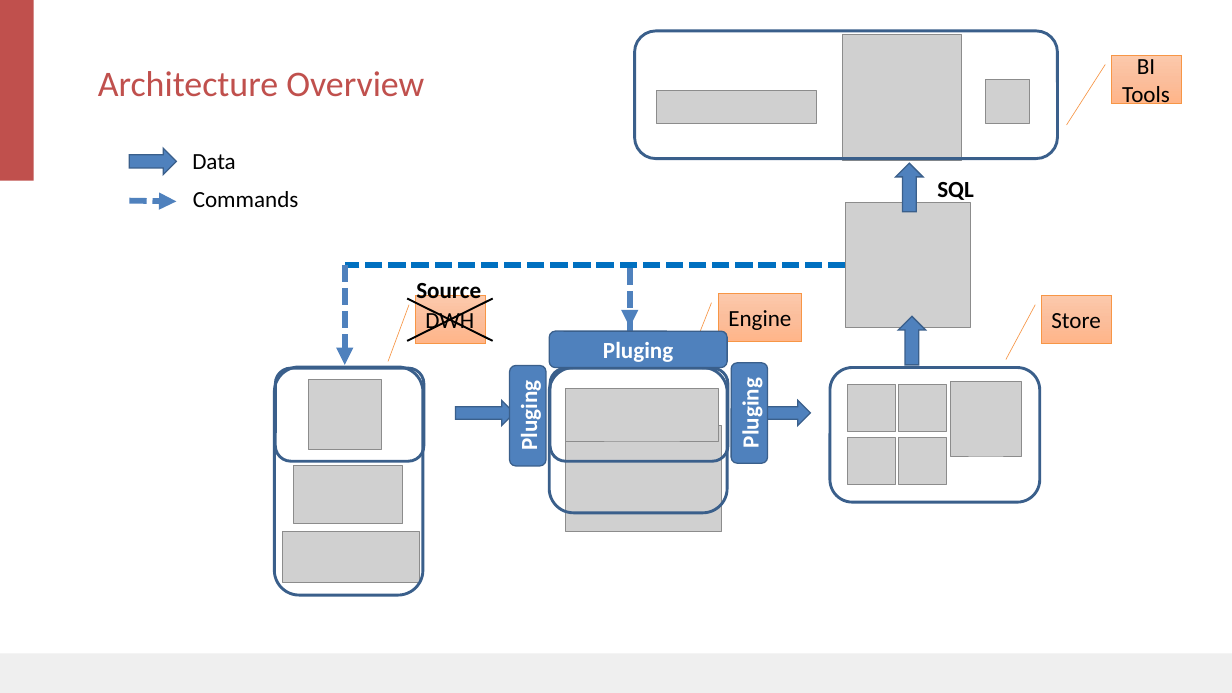
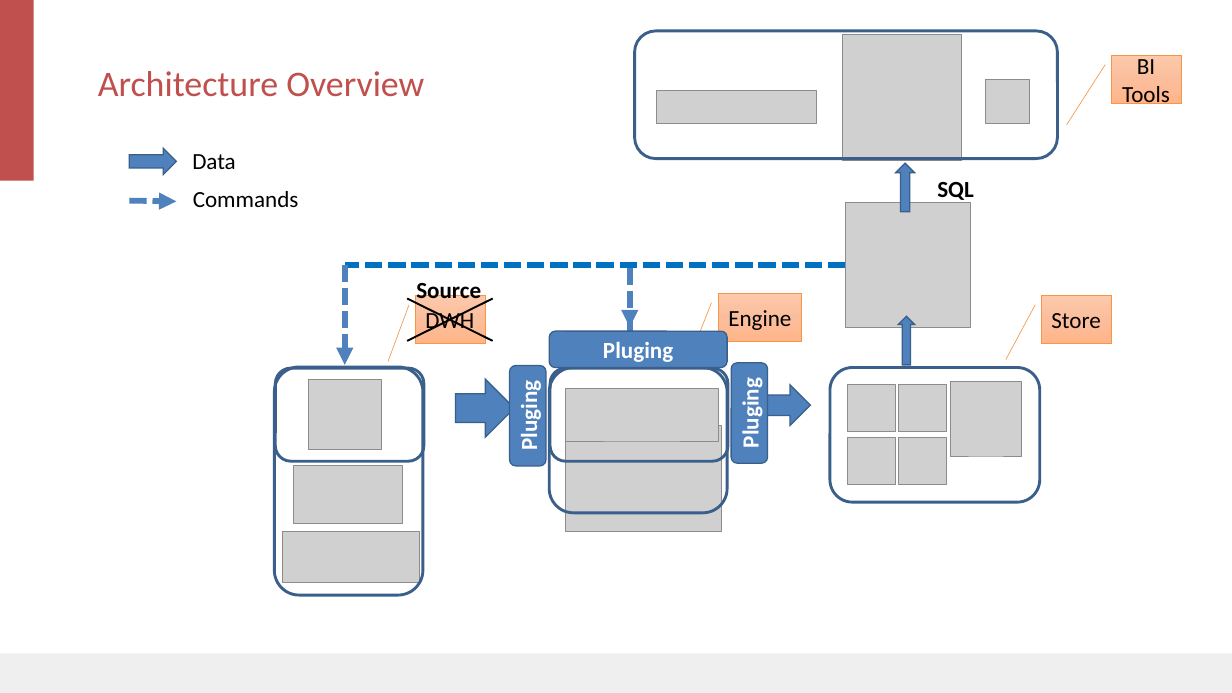
Before and after one commit to albertoRamon/Kylin, a slide deck: slide 7 of KylinMeetupMadrid/Apache Kylin Intro - Alb.pptx. Drawn at 1232x693 pixels with LibreOffice and Linux fonts; fonts in the diff are those of the drawing; grey boxes stand for pictures; background and template pictures are left out. Boxes give left, top, right and bottom in pixels: in the first picture for what was removed or moved away, otherwise in the second. Text is boxed around its words. In the diff, an @@ line names an element or a change of style, - is before the commit and + after.

Commit message:
update PPT

```diff
--- a/KylinMeetupMadrid/Apache Kylin Intro - Alb.pptx
+++ b/KylinMeetupMadrid/Apache Kylin Intro - Alb.pptx
@@ up arrow: place and size @@
-up arrow at [896, 164, 923, 213]
+up arrow at [896, 164, 914, 213]
@@ up arrow: place and size @@
-up arrow at [898, 316, 926, 365]
+up arrow at [898, 316, 915, 365]
@@ right arrow: place and size @@
-right arrow at [456, 400, 515, 425]
+right arrow at [456, 380, 515, 438]
@@ right arrow: place and size @@
-right arrow at [751, 400, 811, 425]
+right arrow at [751, 385, 811, 426]
```
Also in this commit, not shown: 1 other slide changed.
